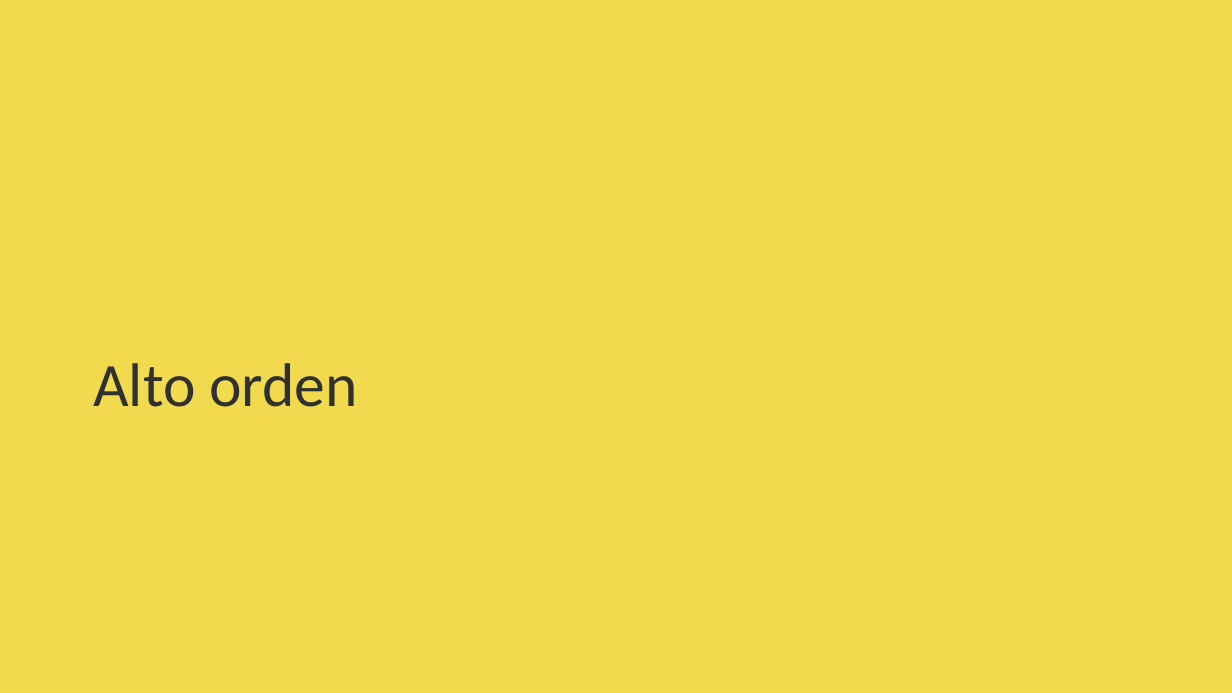
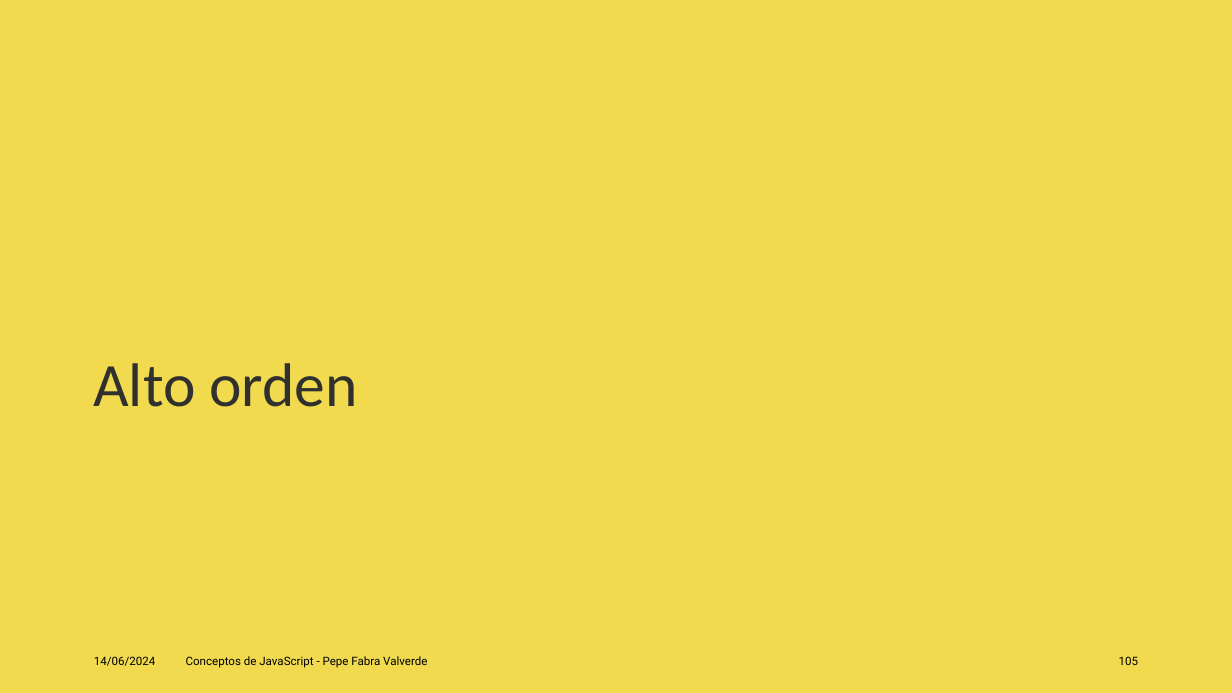
Before and after one commit to jofaval/talks-about, a slide deck: slide 105 of concepts-of-js/conceps-of-js.es.pptx (slide 103 before the commit). Drawn at 1232x693 pixels with LibreOffice and Linux fonts; fonts in the diff are those of the drawing. Boxes give left, top, right and bottom in pixels: in the first picture for what was removed or moved away, otherwise in the second. Text is boxed around its words. In the diff, an @@ line names an element or a change of style, - is before the commit and + after.

```diff
--- a/concepts-of-js/conceps-of-js.es.pptx
+++ b/concepts-of-js/conceps-of-js.es.pptx
@@ text added at (x1=94, y1=656, x2=156, y2=666), 9 pt, text #000000 @@
+14/06/2024
@@ text added at (x1=186, y1=656, x2=427, y2=668), 9 pt, text #000000 @@
+Conceptos de JavaScript - Pepe Fabra Valverde
@@ page number added at (x1=1119, y1=656, x2=1138, y2=665), 9 pt, text #000000 @@
+105
```
Also in this commit, not shown: 34 other slides changed, 4 slides added, 2 slides removed, 3 other files.
